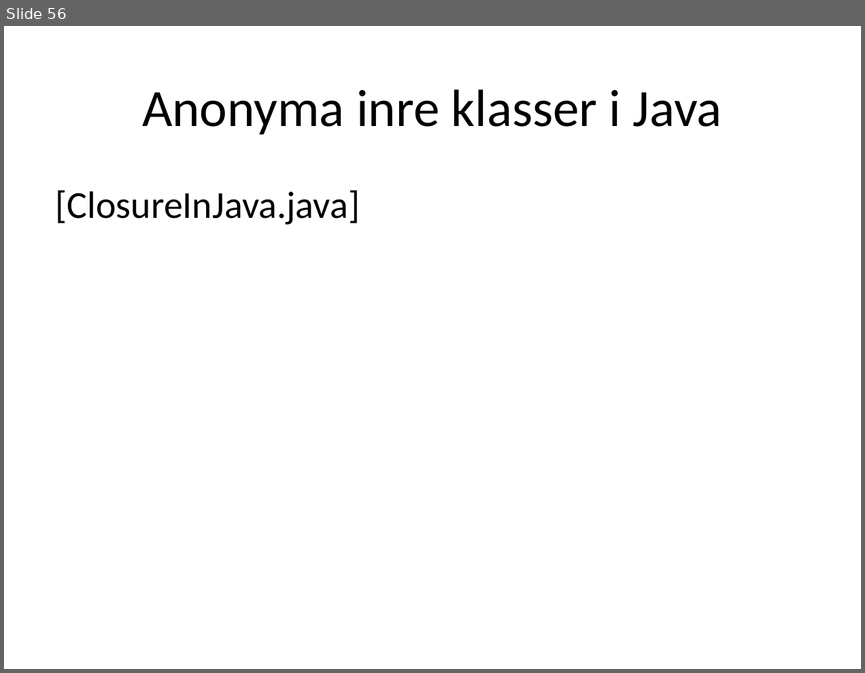
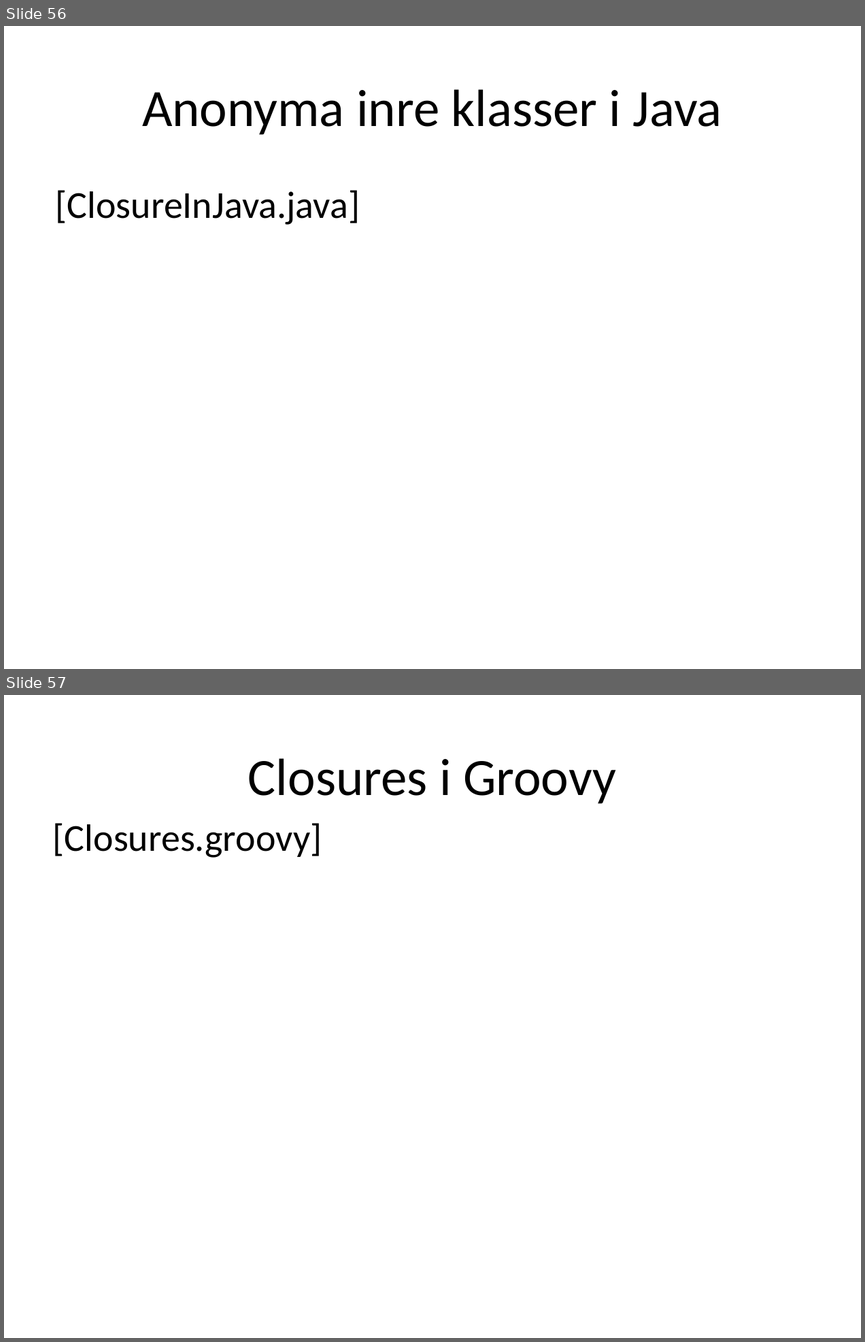
Before and after one commit to me97esn/groovyseminarium, a slide deck: groovyseminarie/dokument/groovyseminarium_source.pptx. Shown one above the other, each under a label of ours: slide 56 before the commit, slides 56 and 57 after it. The pictures are 865x673 and 865x1342 pixels, drawn with LibreOffice and Linux fonts; fonts in the diff are those of the drawing. Boxes give left, top, right and bottom in pixels: in the first picture for what was removed or moved away, otherwise in the second. Text is boxed around its words. In the diff, an @@ line names an element or a change of style, - is before the commit and + after.

Commit message:
57 slides hittills!

```diff
--- a/groovyseminarie/dokument/groovyseminarium_source.pptx
+++ b/groovyseminarie/dokument/groovyseminarium_source.pptx
@@ slide 57 added at [4,695,861,1338], background #FFFFFF @@
@@ title added at [248,758,616,804], 44 pt, text #000000 @@
+Closures i Groovy
@@ text added at [53,823,322,858], 32 pt, text #000000 @@
+[Closures.groovy]
```
Also in this commit, not shown: 3 other files.
